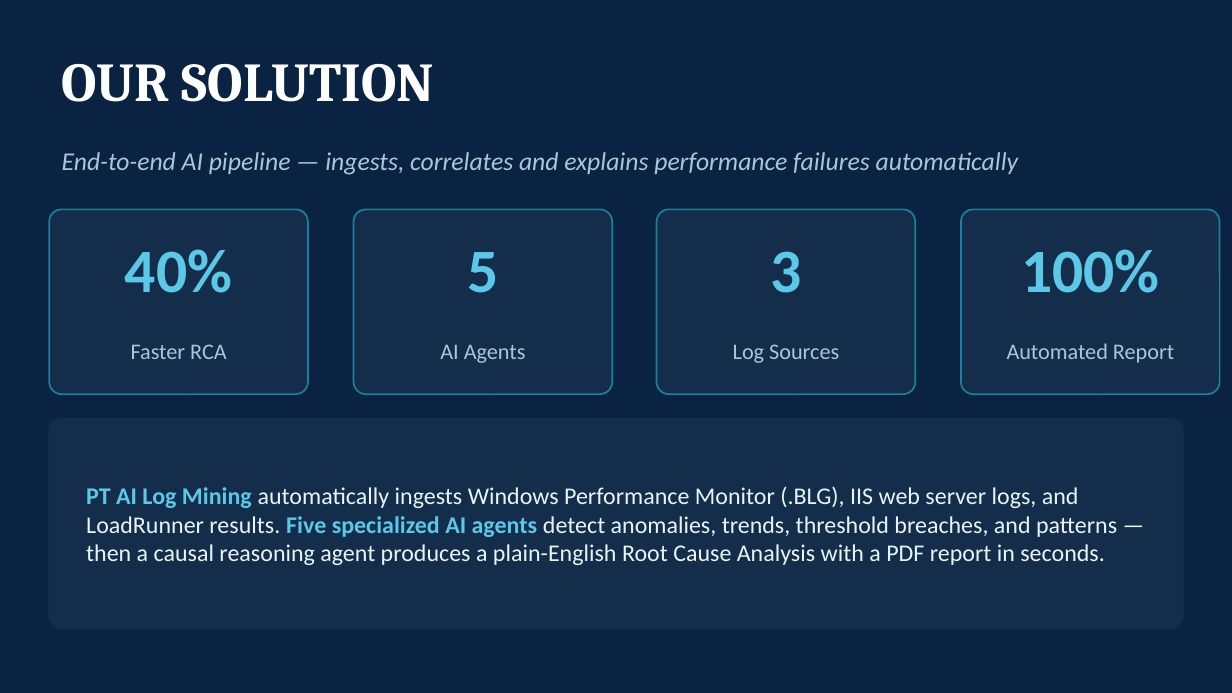
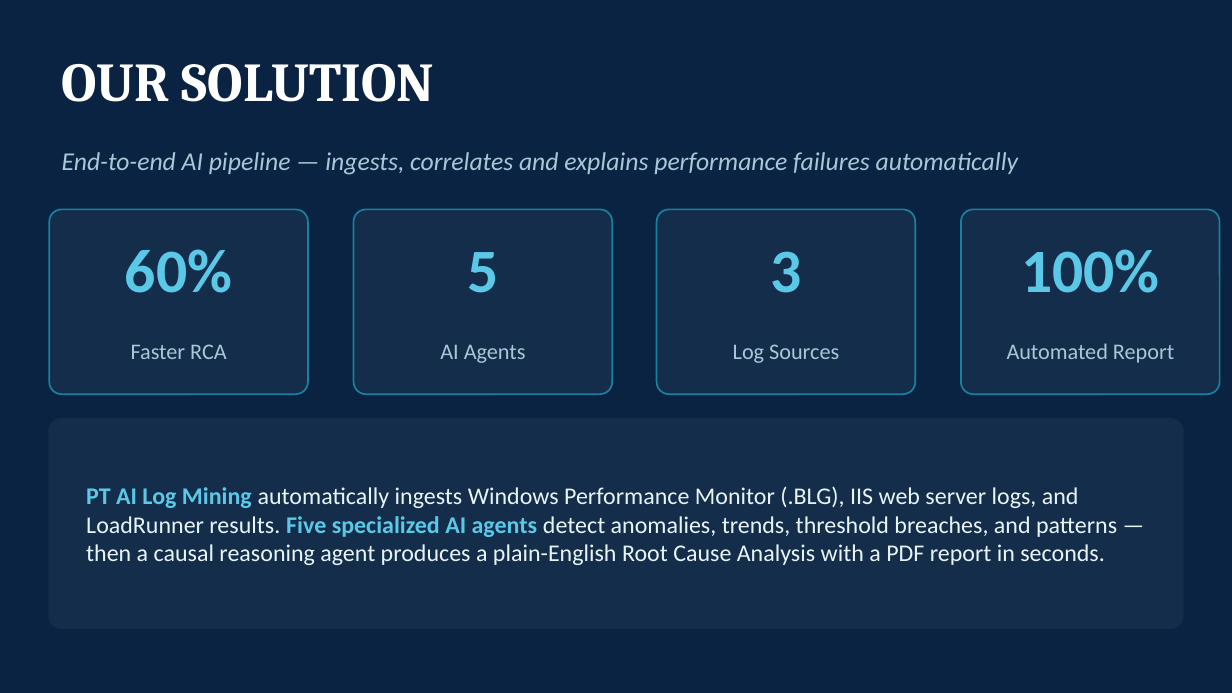
Before and after one commit to sharmp44/PT_AILog_Analyser, a slide deck: slide 3 of PPT/PT_AI_Client_Demo_v2.pptx. Drawn at 1232x693 pixels with LibreOffice and Linux fonts; fonts in the diff are those of the drawing. Boxes give left, top, right and bottom in pixels: in the first picture for what was removed or moved away, otherwise in the second. Text is boxed around its words. In the diff, an @@ line names an element or a change of style, - is before the commit and + after.

```diff
--- a/PPT/PT_AI_Client_Demo_v2.pptx
+++ b/PPT/PT_AI_Client_Demo_v2.pptx
@@ text at [125,249,232,293]: text changed @@
-40%
+60%
```
Also in this commit, not shown: 2 other slides changed, 1 other file.
